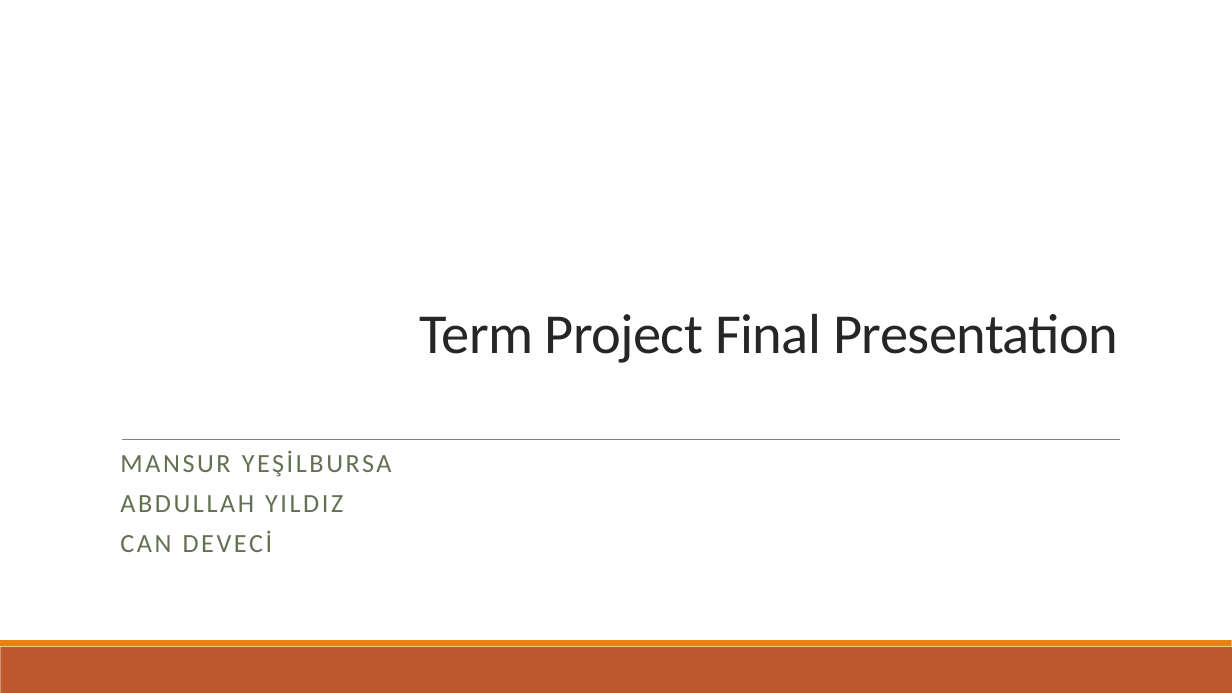
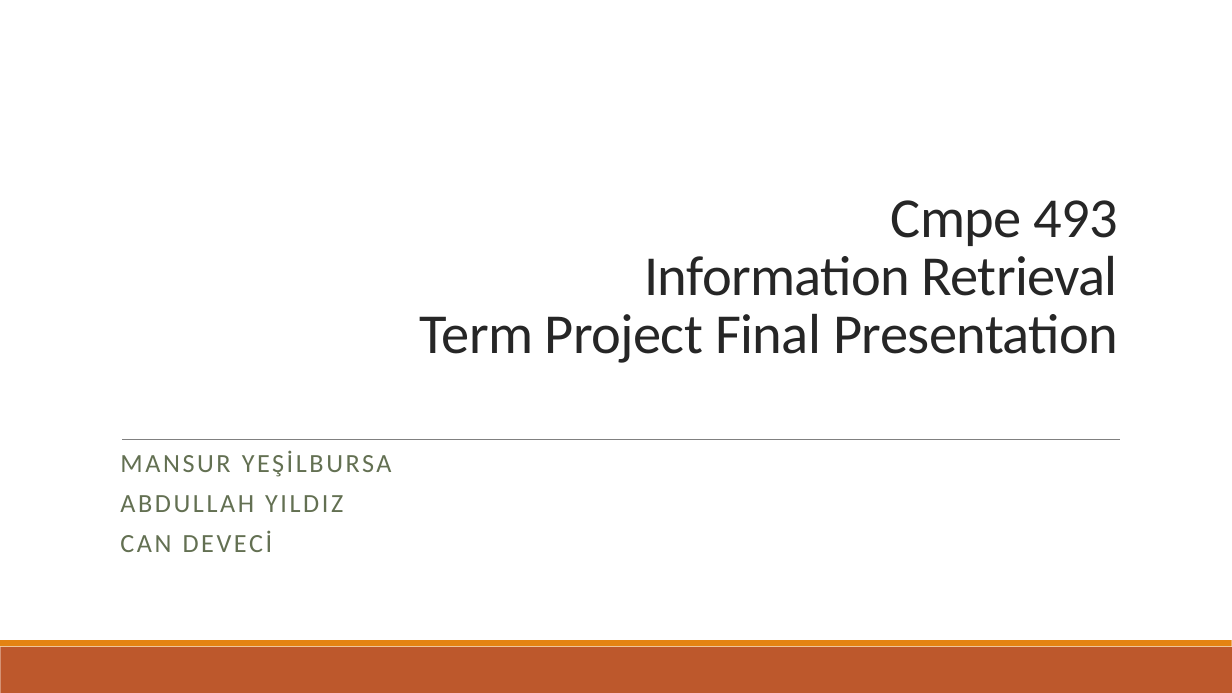
Before and after one commit to abdullahyldz/Cmpe493TermProject, a slide deck: slide 1 of Presentation/Final Presentation/Final Presentation.pptx. Drawn at 1232x693 pixels with LibreOffice and Linux fonts; fonts in the diff are those of the drawing. Boxes give left, top, right and bottom in pixels: in the first picture for what was removed or moved away, otherwise in the second. Text is boxed around its words. In the diff, an @@ line names an element or a change of style, - is before the commit and + after.

```diff
--- a/Presentation/Final Presentation/Final Presentation.pptx
+++ b/Presentation/Final Presentation/Final Presentation.pptx
@@ title at (420,200,1118,363): text changed @@
-Term Project Final Presentation
+Cmpe 493
+Information Retrieval
+Term Project Final Presentation
```
Also in this commit, not shown: 4 other slides changed, 1 slide added, 1 slide removed.
